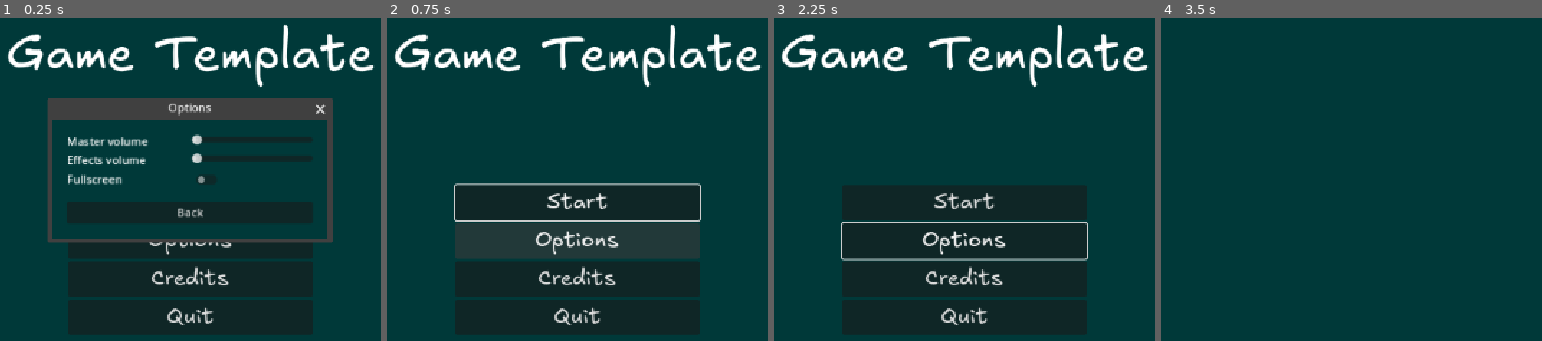
Above: before the commit, frames 1-4 (left to right).
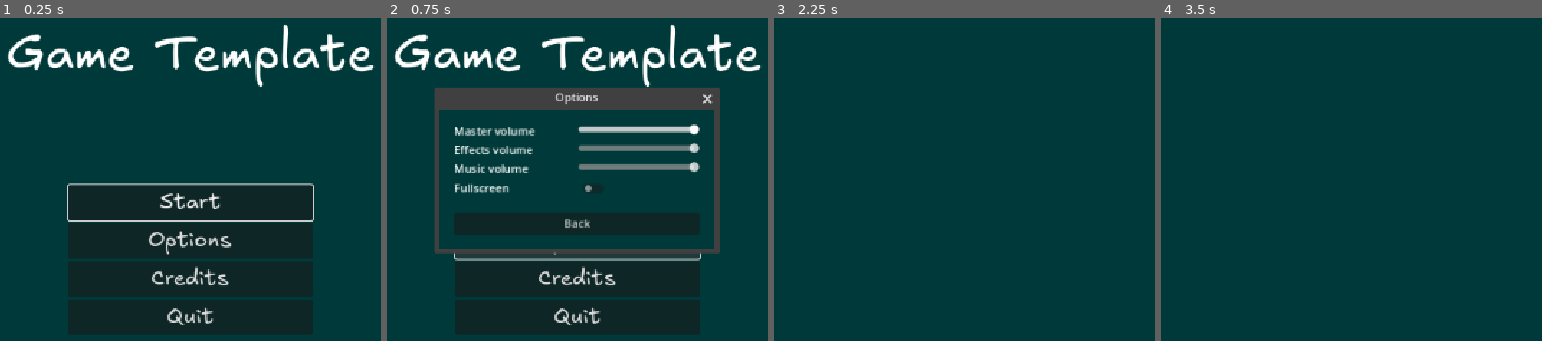
Above: after the commit, the same moments.

Repository: Yngwarr/godot-template-reborn
Game: Godot game, scene res://scenes/main_menu.tscn
Two runs of this game, one before a commit and one after it. Both use one fixed random seed, a clock stepped at 60 frames per second and the inputs below.
Inputs (mouse positions are in pixels of both pictures, inside the frame that each line leads up to):
- Up to frame 1 (0.25 s): no input
- Up to frame 2 (0.75 s): click "Options" at 0.5 s
- Up to frame 3 (2.25 s): click (964, 224) at 1.25 s, where only the run after the commit has a clickable "Back"; click "Start" at 2 s
- Up to frame 4 (3.5 s): click (1351, 202) at 2.75 s, where only the run before the commit has a clickable "Start"

The runs differ from the first frame. In frame 1, 9.9% of the frame differs, in the area x 12-88%, y 24-70%; in frame 2, 16%, in the area x 12-88%, y 21-76%; in frame 3, 6.4%; in frame 4, nothing differs.

Commit message:
fully working options

Diff:
--- /dev/null
+++ b/default_bus_layout.tres
@@ -0,0 +1,15 @@
+[gd_resource type="AudioBusLayout" format=3 uid="uid://dfp8yxwpyspi2"]
+
+[resource]
+bus/1/name = &"SFX"
+bus/1/solo = false
+bus/1/mute = false
+bus/1/bypass_fx = false
+bus/1/volume_db = 0.0
+bus/1/send = &"Master"
+bus/2/name = &"Music"
+bus/2/solo = false
+bus/2/mute = false
+bus/2/bypass_fx = false
+bus/2/volume_db = 0.0
+bus/2/send = &"Master"
--- a/scenes/main_menu.tscn
+++ b/scenes/main_menu.tscn
@@ -5,7 +5,7 @@
 [ext_resource type="Theme" uid="uid://d3lp3uag5xe6g" path="res://themes/menu_theme.tres" id="3_bqqt6"]
 [ext_resource type="Script" uid="uid://cjyjl78gf56n0" path="res://src/focus_grabber.gd" id="4_wu84c"]
 [ext_resource type="Script" uid="uid://c60boq3cjplxy" path="res://src/credits_window.gd" id="5_8ln24"]
-[ext_resource type="Script" uid="uid://dogsvlts0vq1v" path="res://src/options_window.gd" id="6_rtw2f"]
+[ext_resource type="PackedScene" uid="uid://diu34tti5u6og" path="res://scenes/options_window.tscn" id="6_rtw2f"]
 
 [sub_resource type="LabelSettings" id="LabelSettings_bqqt6"]
 font = ExtResource("2_ekxnf")
@@ -128,62 +128,5 @@
 Special thanks to all my homies! 🐺
 "
 
-[node name="OptionsWindow" type="Popup" parent="MenuLayer" node_paths=PackedStringArray("first_to_focus", "fullscreen_toggle", "back_button")]
-title = "Options"
-initial_position = 2
-size = Vector2i(395, 170)
-visible = true
-borderless = false
-script = ExtResource("6_rtw2f")
-first_to_focus = NodePath("MarginContainer/VBoxContainer/OptionsGrid/MasterSlider")
-fullscreen_toggle = NodePath("MarginContainer/VBoxContainer/OptionsGrid/CheckButton")
-back_button = NodePath("MarginContainer/VBoxContainer/BackButton")
-
-[node name="MarginContainer" type="MarginContainer" parent="MenuLayer/OptionsWindow"]
-anchors_preset = 15
-anchor_right = 1.0
-anchor_bottom = 1.0
-grow_horizontal = 2
-grow_vertical = 2
-theme_override_constants/margin_left = 20
-theme_override_constants/margin_top = 20
-theme_override_constants/margin_right = 20
-theme_override_constants/margin_bottom = 20
-
-[node name="VBoxContainer" type="VBoxContainer" parent="MenuLayer/OptionsWindow/MarginContainer"]
-layout_mode = 2
-
-[node name="OptionsGrid" type="GridContainer" parent="MenuLayer/OptionsWindow/MarginContainer/VBoxContainer"]
-layout_mode = 2
-columns = 2
-
-[node name="MasterVolume" type="Label" parent="MenuLayer/OptionsWindow/MarginContainer/VBoxContainer/OptionsGrid"]
-layout_mode = 2
-size_flags_horizontal = 3
-text = "Master volume"
-
-[node name="MasterSlider" type="HSlider" parent="MenuLayer/OptionsWindow/MarginContainer/VBoxContainer/OptionsGrid"]
-layout_mode = 2
-size_flags_horizontal = 3
-
-[node name="EffectsVolume" type="Label" parent="MenuLayer/OptionsWindow/MarginContainer/VBoxContainer/OptionsGrid"]
-layout_mode = 2
-size_flags_horizontal = 3
-text = "Effects volume"
-
-[node name="EffectsSlider" type="HSlider" parent="MenuLayer/OptionsWindow/MarginContainer/VBoxContainer/OptionsGrid"]
-layout_mode = 2
-size_flags_horizontal = 3
-
-[node name="Label" type="Label" parent="MenuLayer/OptionsWindow/MarginContainer/VBoxContainer/OptionsGrid"]
-layout_mode = 2
-text = "Fullscreen"
-
-[node name="CheckButton" type="CheckButton" parent="MenuLayer/OptionsWindow/MarginContainer/VBoxContainer/OptionsGrid"]
-layout_mode = 2
-size_flags_horizontal = 2
-
-[node name="BackButton" type="Button" parent="MenuLayer/OptionsWindow/MarginContainer/VBoxContainer"]
-layout_mode = 2
-size_flags_vertical = 10
-text = "Back"
+[node name="OptionsWindow" parent="MenuLayer" instance=ExtResource("6_rtw2f")]
+visible = false
--- /dev/null
+++ b/scenes/options_window.tscn
@@ -0,0 +1,76 @@
+[gd_scene load_steps=2 format=3 uid="uid://diu34tti5u6og"]
+
+[ext_resource type="Script" uid="uid://dogsvlts0vq1v" path="res://src/options_window.gd" id="1_gqmgd"]
+
+[node name="OptionsWindow" type="Popup" node_paths=PackedStringArray("first_to_focus", "fullscreen_toggle", "master_slider", "sfx_slider", "music_slider", "back_button")]
+auto_translate_mode = 1
+title = "Options"
+initial_position = 2
+size = Vector2i(395, 200)
+visible = true
+borderless = false
+script = ExtResource("1_gqmgd")
+first_to_focus = NodePath("MarginContainer/VBoxContainer/OptionsGrid/MasterSlider")
+fullscreen_toggle = NodePath("MarginContainer/VBoxContainer/OptionsGrid/FullscreenToggle")
+master_slider = NodePath("MarginContainer/VBoxContainer/OptionsGrid/MasterSlider")
+sfx_slider = NodePath("MarginContainer/VBoxContainer/OptionsGrid/EffectsSlider")
+music_slider = NodePath("MarginContainer/VBoxContainer/OptionsGrid/MusicSlider")
+back_button = NodePath("MarginContainer/VBoxContainer/BackButton")
+
+[node name="MarginContainer" type="MarginContainer" parent="."]
+anchors_preset = 15
+anchor_right = 1.0
+anchor_bottom = 1.0
+grow_horizontal = 2
+grow_vertical = 2
+theme_override_constants/margin_left = 20
+theme_override_constants/margin_top = 20
+theme_override_constants/margin_right = 20
+theme_override_constants/margin_bottom = 20
+
+[node name="VBoxContainer" type="VBoxContainer" parent="MarginContainer"]
+layout_mode = 2
+
+[node name="OptionsGrid" type="GridContainer" parent="MarginContainer/VBoxContainer"]
+layout_mode = 2
+columns = 2
+
+[node name="MasterVolume" type="Label" parent="MarginContainer/VBoxContainer/OptionsGrid"]
+layout_mode = 2
+size_flags_horizontal = 3
+text = "Master volume"
+
+[node name="MasterSlider" type="HSlider" parent="MarginContainer/VBoxContainer/OptionsGrid"]
+layout_mode = 2
+size_flags_horizontal = 3
+
+[node name="EffectsVolume" type="Label" parent="MarginContainer/VBoxContainer/OptionsGrid"]
+layout_mode = 2
+size_flags_horizontal = 3
+text = "Effects volume"
+
+[node name="EffectsSlider" type="HSlider" parent="MarginContainer/VBoxContainer/OptionsGrid"]
+layout_mode = 2
+size_flags_horizontal = 3
+
+[node name="MusicVolume" type="Label" parent="MarginContainer/VBoxContainer/OptionsGrid"]
+layout_mode = 2
+size_flags_horizontal = 3
+text = "Music volume"
+
+[node name="MusicSlider" type="HSlider" parent="MarginContainer/VBoxContainer/OptionsGrid"]
+layout_mode = 2
+size_flags_horizontal = 3
+
+[node name="Fullscreen" type="Label" parent="MarginContainer/VBoxContainer/OptionsGrid"]
+layout_mode = 2
+text = "Fullscreen"
+
+[node name="FullscreenToggle" type="CheckButton" parent="MarginContainer/VBoxContainer/OptionsGrid"]
+layout_mode = 2
+size_flags_horizontal = 2
+
+[node name="BackButton" type="Button" parent="MarginContainer/VBoxContainer"]
+layout_mode = 2
+size_flags_vertical = 10
+text = "Back"
--- a/src/options.gd
+++ b/src/options.gd
@@ -2,7 +2,12 @@
 extends RefCounted
 
 const CONFIG_FILE := &"user://config.ini"
-
+const GRAPHICS_SECTION := "Graphics"
+const FULLSCREEN_OPTION := "fullscreen"
+const VOLUME_SECTION := "SoundVolume"
+const MASTER_BUS := &"Master"
+const SFX_BUS := &"SFX"
+const MUSIC_BUS := &"Music"
 
 static var fullscreen: bool:
 	set(value):
@@ -15,22 +20,46 @@
 		DisplayServer.window_set_mode(new_mode)
 	get():
 		var window_mode := DisplayServer.window_get_mode()
+		return window_mode == DisplayServer.WindowMode.WINDOW_MODE_FULLSCREEN
 
-		return window_mode == DisplayServer.WindowMode.WINDOW_MODE_FULLSCREEN
+static var master_volume: float:
+	set(value):
+		var bus_id := AudioServer.get_bus_index(MASTER_BUS)
+		assert(bus_id >= 0, "the bus must exist")
+		SoundCtl.set_volume(bus_id, value)
+	get():
+		var bus_id := AudioServer.get_bus_index(MASTER_BUS)
+		return SoundCtl.get_volume(bus_id)
+
+static var sfx_volume: float:
+	set(value):
+		var bus_id := AudioServer.get_bus_index(SFX_BUS)
+		assert(bus_id >= 0, "the bus must exist")
+		SoundCtl.set_volume(bus_id, value)
+	get():
+		var bus_id := AudioServer.get_bus_index(SFX_BUS)
+		return SoundCtl.get_volume(bus_id)
+
+static var music_volume: float:
+	set(value):
+		var bus_id := AudioServer.get_bus_index(MUSIC_BUS)
+		assert(bus_id >= 0, "the bus must exist")
+		SoundCtl.set_volume(bus_id, value)
+	get():
+		var bus_id := AudioServer.get_bus_index(MUSIC_BUS)
+		return SoundCtl.get_volume(bus_id)
 
 
 static func write_to_file(config: ConfigFile = null) -> void:
 	if config == null:
 		config = ConfigFile.new()
-		if config.load(CONFIG_FILE) != OK: return
+		if config.load(CONFIG_FILE) != OK:
+			return
 
-	config.set_value("Graphics", "fullscreen", fullscreen)
-
-	# sound levels
-	# for bus in SoundCtl.adjustable_sound_buses():
-	# 	config.set_value(SOUND_VOLUME,\
-	# 		AudioServer.get_bus_name(bus),\
-	# 		AudioServer.get_bus_volume_db(bus))
+	config.set_value(GRAPHICS_SECTION, FULLSCREEN_OPTION, fullscreen)
+	config.set_value(VOLUME_SECTION, MASTER_BUS, master_volume)
+	config.set_value(VOLUME_SECTION, SFX_BUS, sfx_volume)
+	config.set_value(VOLUME_SECTION, MUSIC_BUS, music_volume)
 
 	config.save(CONFIG_FILE)
 
@@ -44,13 +73,7 @@
 			write_to_file(config)
 		return
 
-	fullscreen = config.get_value("Graphics", "fullscreen", true)
-
-	# sound levels
-	# for bus in SoundCtl.adjustable_sound_buses():
-	# 	var value = config.get_value(SOUND_VOLUME,\
-	# 		AudioServer.get_bus_name(bus),\
-	# 		AudioServer.get_bus_volume_db(bus))
-	#
-	# 	SoundCtl.set_volume(bus,\
-	# 			clamp(value, SoundCtl.MIN_VOLUME, SoundCtl.MAX_VOLUME))
+	fullscreen = config.get_value(GRAPHICS_SECTION, FULLSCREEN_OPTION, true)
+	master_volume = config.get_value(VOLUME_SECTION, MASTER_BUS, 0)
+	sfx_volume = config.get_value(VOLUME_SECTION, SFX_BUS, 0)
+	music_volume = config.get_value(VOLUME_SECTION, MUSIC_BUS, 0)
--- a/src/options_window.gd
+++ b/src/options_window.gd
@@ -3,12 +3,25 @@
 @export_group("Internal")
 @export var first_to_focus: Control
 @export var fullscreen_toggle: CheckButton
+@export var master_slider: Slider
+@export var sfx_slider: Slider
+@export var music_slider: Slider
 @export var back_button: Button
 
 
 func _ready() -> void:
+	master_slider.min_value = SoundCtl.MIN_VOLUME
+	master_slider.max_value = SoundCtl.MAX_VOLUME
+	sfx_slider.min_value = SoundCtl.MIN_VOLUME
+	sfx_slider.max_value = SoundCtl.MAX_VOLUME
+	music_slider.min_value = SoundCtl.MIN_VOLUME
+	music_slider.max_value = SoundCtl.MAX_VOLUME
+
 	visibility_changed.connect(on_visibility_changed)
-	fullscreen_toggle.toggled.connect(on_fullscreen_toggled)
+	fullscreen_toggle.toggled.connect(func(x): Options.fullscreen = x)
+	master_slider.value_changed.connect(func(x): Options.master_volume = x)
+	sfx_slider.value_changed.connect(func(x): Options.sfx_volume = x)
+	music_slider.value_changed.connect(func(x): Options.music_volume = x)
 	back_button.pressed.connect(hide)
 
 
@@ -19,9 +32,8 @@
 	if visible == true:
 		# set controls to the correct values
 		fullscreen_toggle.button_pressed = Options.fullscreen
+		master_slider.value = Options.master_volume
+		sfx_slider.value = Options.sfx_volume
+		music_slider.value = Options.music_volume
 	else:
 		Options.write_to_file()
-
-
-func on_fullscreen_toggled(on: bool) -> void:
-	Options.fullscreen = on
--- /dev/null
+++ b/src/sound_ctl.gd
@@ -0,0 +1,48 @@
+class_name SoundCtl
+extends RefCounted
+
+## Static helpers for sound volume control.
+
+## Master sound bus name. I don't think this will change with time, but
+## whatever.
+const MASTER_NAME := &"Master"
+
+## This is already almost inaudible, but can be set lower. In-editor sliders go
+## to as far as -80.
+const MIN_VOLUME: float = -40
+
+## In-editor sliders go to as far as 6, but I think default being max is more
+## user-friendly.
+const MAX_VOLUME: float = 0
+
+
+## Returns an array of sound buses that are meant to be adjustable
+static func adjustable_sound_buses() -> Array[int]:
+	var res: Array[int] = []
+
+	for bus in range(AudioServer.bus_count):
+		if !_showable_bus(bus):
+			continue
+		res.append(bus)
+
+	return res
+
+
+## [code]volume[/code] in Db.
+static func set_volume(bus: int, volume: float) -> void:
+	AudioServer.set_bus_volume_db(bus, volume)
+	AudioServer.set_bus_mute(bus, volume == MIN_VOLUME)
+
+
+static func get_volume(bus: int) -> float:
+	return AudioServer.get_bus_volume_db(bus)
+
+
+## Should the audio bus be accessible from the window? You don't want to show
+## your effect buses to be adjustable by a player, that's why we only show
+## Master and anything that sends to it (SFX and Music in the most cases).
+static func _showable_bus(bus_idx: int) -> bool:
+	return (
+		AudioServer.get_bus_name(bus_idx) == MASTER_NAME
+		or AudioServer.get_bus_send(bus_idx) == MASTER_NAME
+	)
Not shown, added: src/sound_ctl.gd.uid
